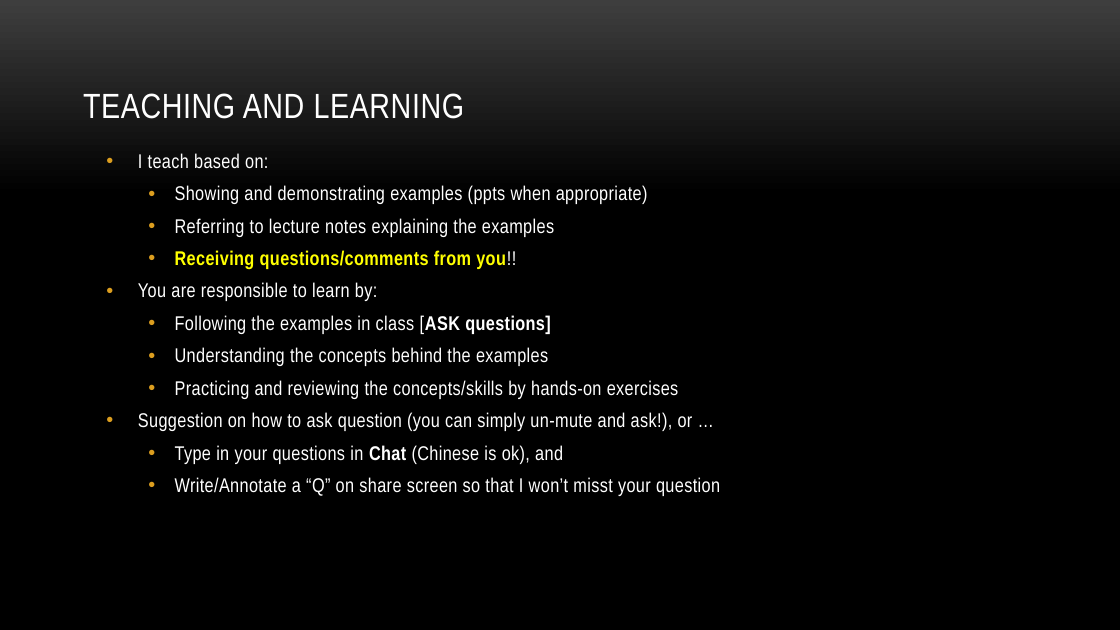
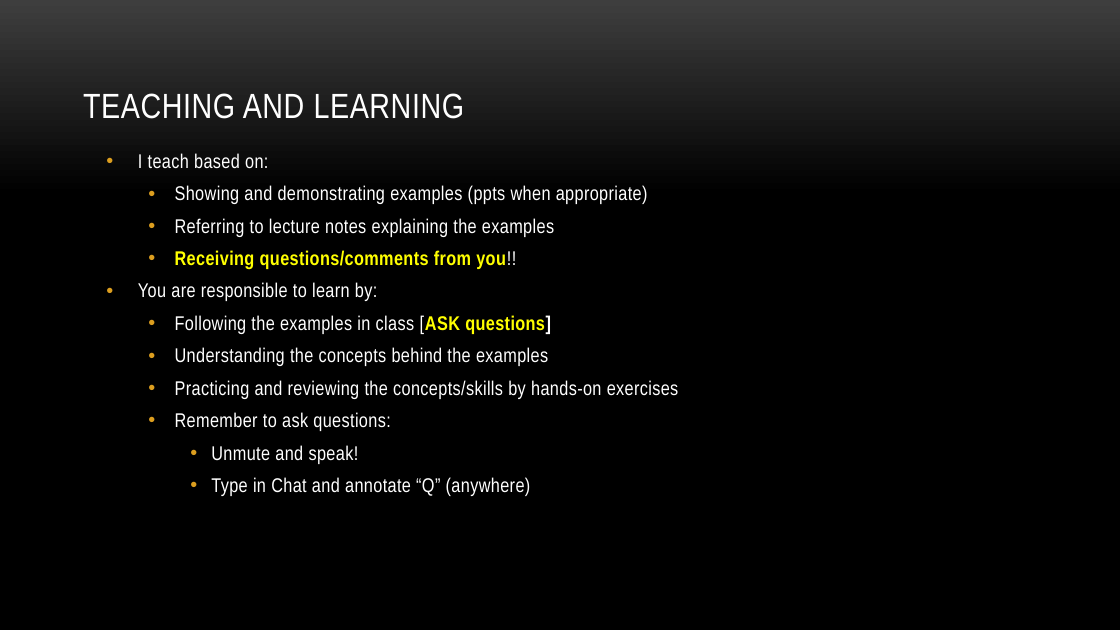
Before and after one commit to myuwbclasses/IntroGameDevelopment, a slide deck: slide 17 of PPT/Intro.pptx. Drawn at 1120x630 pixels with LibreOffice and Linux fonts; fonts in the diff are those of the drawing; background and template pictures are left out. Boxes give left, top, right and bottom in pixels: in the first picture for what was removed or moved away, otherwise in the second. Text is boxed around its words. In the diff, an @@ line names an element or a change of style, - is before the commit and + after.

```diff
--- a/PPT/Intro.pptx
+++ b/PPT/Intro.pptx
@@ text at (x1=175, y1=315, x2=551, y2=334): text colour #FFFFFF to #FFFF00 in "[ASK questions]" @@
@@ text at (x1=175, y1=412, x2=531, y2=496): text changed @@
-• Suggestion on how to ask question (you can simply un-mute and ask!), or …
-  • Type in your questions in Chat (Chinese is ok), and
-  • Write/Annotate a “Q” on share screen so that I won’t misst your question
+  • Remember to ask questions:
+    • Unmute and speak!
+    • Type in Chat and annotate “Q” (anywhere)
```
Also in this commit, not shown: 9 other slides changed.
